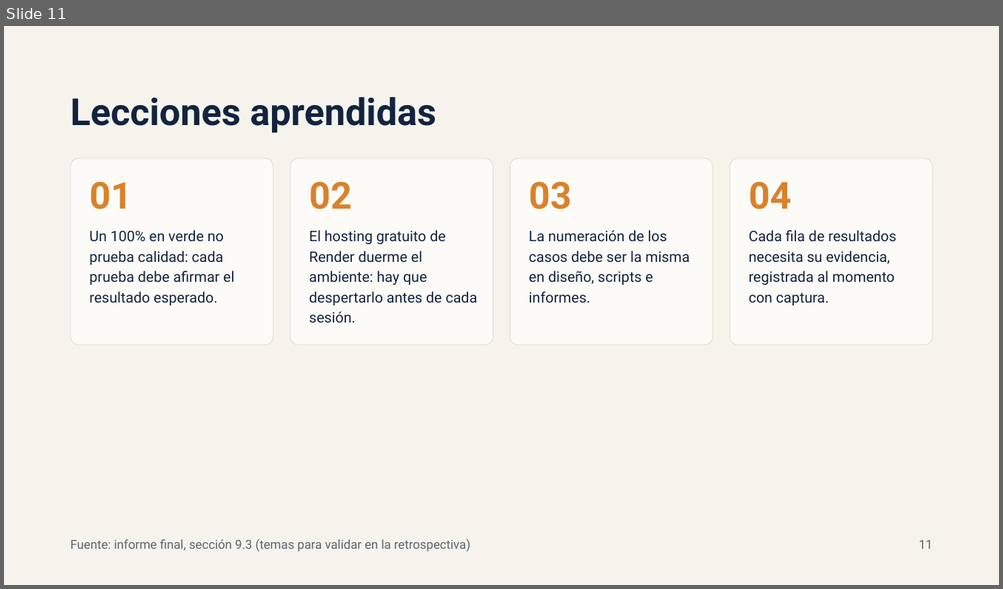
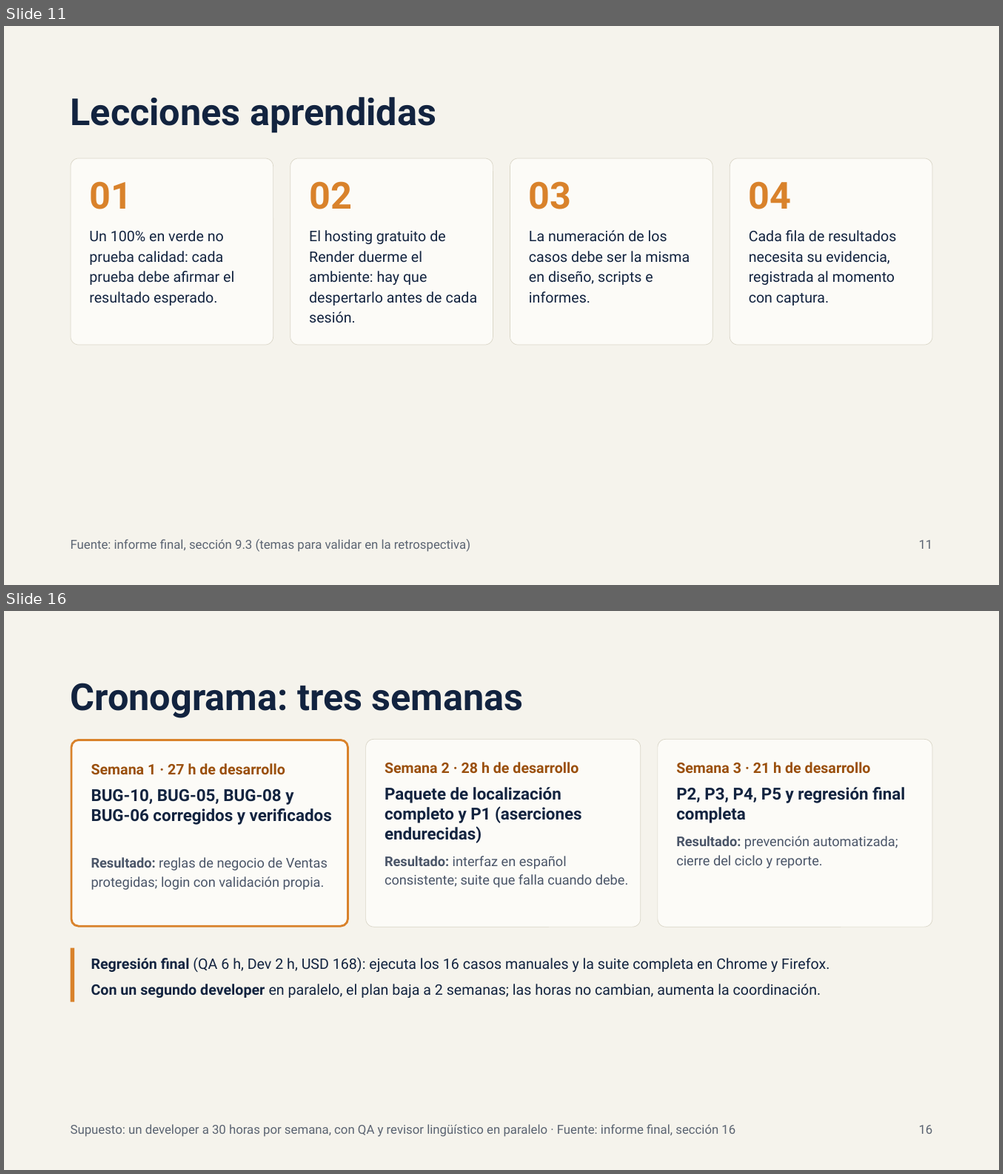
Before and after one commit to csc-neo/proyecto-final-qa, a slide deck: presentacion/QA FrontAccounting 2.4.20 — Resumen ejecutivo.pptx. Shown one above the other, each under a label of ours: slide 11 before the commit, slides 11 and 16 after it; the slides between them are not shown. The pictures are 1003x589 and 1003x1174 pixels, drawn with LibreOffice and Linux fonts; fonts in the diff are those of the drawing. Boxes give left, top, right and bottom in pixels: in the first picture for what was removed or moved away, otherwise in the second. Text is boxed around its words. In the diff, an @@ line names an element or a change of style, - is before the commit and + after.

```diff
--- a/presentacion/QA FrontAccounting 2.4.20 — Resumen ejecutivo.pptx
+++ b/presentacion/QA FrontAccounting 2.4.20 — Resumen ejecutivo.pptx
@@ slide 16 added at (x1=4, y1=611, x2=999, y2=1170), background #F5F3EC @@
@@ title added at (x1=71, y1=683, x2=523, y2=718), 36 pt, text #12233F, bold @@
+Cronograma: tres semanas
@@ rounded rectangle added at (x1=71, y1=740, x2=348, y2=926), fill #FCFBF7, outline #D9822B 2 pt @@
@@ rounded rectangle added at (x1=366, y1=739, x2=640, y2=927), fill #FCFBF7, outline #DAD6C8 0.5 pt @@
@@ rounded rectangle added at (x1=657, y1=739, x2=932, y2=927), fill #FCFBF7, outline #DAD6C8 0.5 pt @@
@@ text added at (x1=91, y1=763, x2=285, y2=775), 14 pt, text #9A4F0C, bold @@
+Semana 1 · 27 h de desarrollo
@@ text added at (x1=384, y1=762, x2=578, y2=774), 14 pt, text #9A4F0C, bold @@
+Semana 2 · 28 h de desarrollo
@@ text added at (x1=676, y1=762, x2=871, y2=774), 14 pt, text #9A4F0C, bold @@
+Semana 3 · 21 h de desarrollo
@@ text added at (x1=384, y1=787, x2=582, y2=843), 16 pt, text #12233F, bold @@
+Paquete de localización completo y P1 (aserciones endurecidas)
@@ text added at (x1=676, y1=787, x2=905, y2=823), 16 pt, text #12233F, bold @@
+P2, P3, P4, P5 y regresión final completa
@@ text added at (x1=91, y1=789, x2=332, y2=825), 16 pt, text #12233F, bold @@
+BUG-10, BUG-05, BUG-08 y BUG-06 corregidos y verificados
@@ text added at (x1=676, y1=836, x2=898, y2=869), 13 pt, text #4A5568 @@
+Resultado: prevención automatizada; cierre del ciclo y reporte.
@@ text added at (x1=91, y1=857, x2=327, y2=890), 13 pt, text #4A5568 @@
+Resultado: reglas de negocio de Ventas protegidas; login con validación propia.
@@ text added at (x1=384, y1=856, x2=628, y2=888), 13 pt, text #4A5568 @@
+Resultado: interfaz en español consistente; suite que falla cuando debe.
@@ line added from (73, 948) to (73, 1002), #D9822B 4 pt @@
@@ text added at (x1=91, y1=957, x2=829, y2=973), 14 pt, text #12233F @@
+Regresión final (QA 6 h, Dev 2 h, USD 168): ejecuta los 16 casos manuales y la suite completa en Chrome y Firefox.
@@ text added at (x1=91, y1=984, x2=821, y2=998), 14 pt, text #12233F @@
+Con un segundo developer en paralelo, el plan baja a 2 semanas; las horas no cambian, aumenta la coordinación.
@@ text added at (x1=71, y1=1125, x2=735, y2=1137), 12 pt, text #5B6472 @@
+Supuesto: un developer a 30 horas por semana, con QA y revisor lingüístico en paralelo · Fuente: informe final, sección 16
@@ text added at (x1=919, y1=1125, x2=933, y2=1134), 12 pt, text #5B6472 @@
+16
```
Also in this commit, not shown: 1 slide changed, 8 other slides added.
